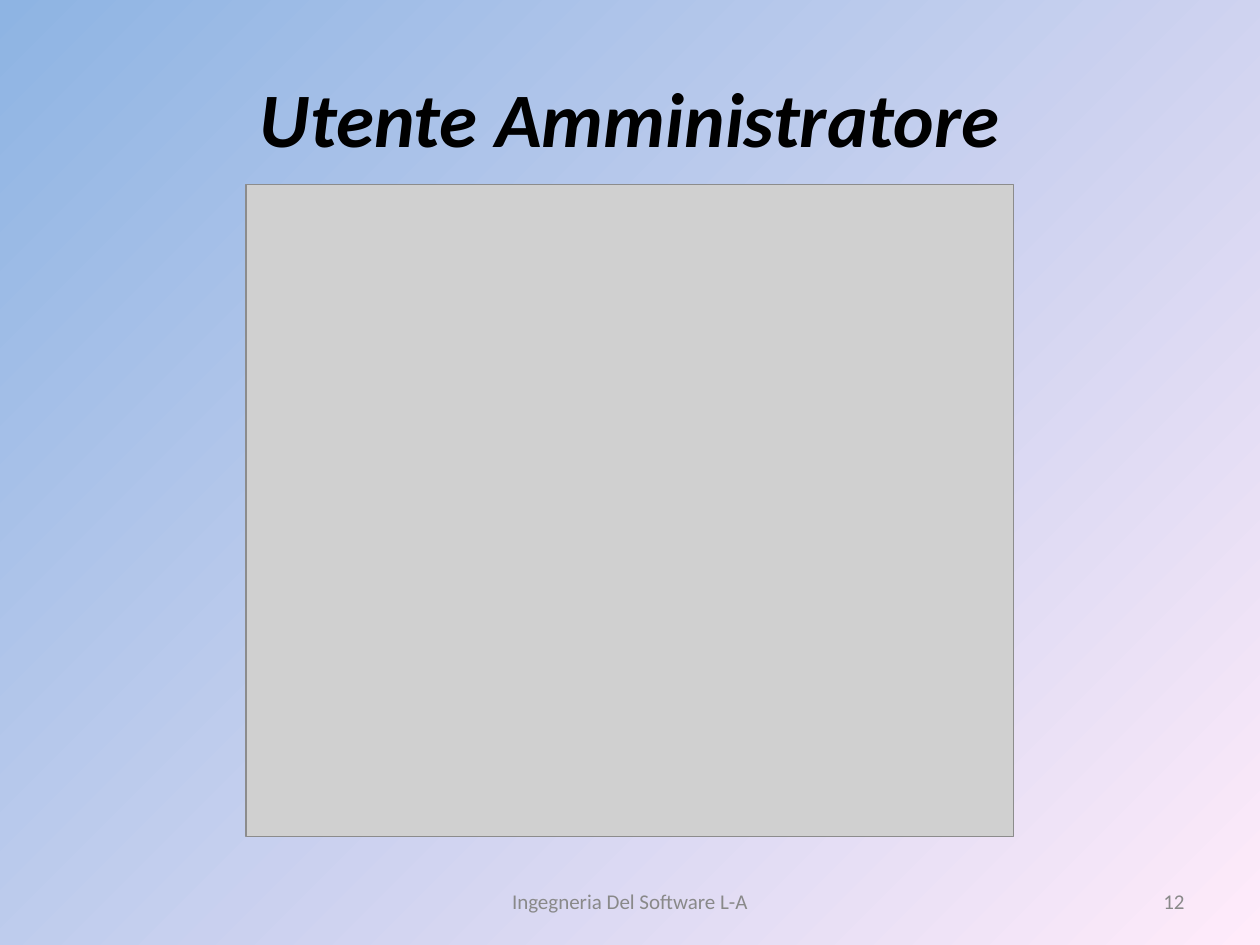
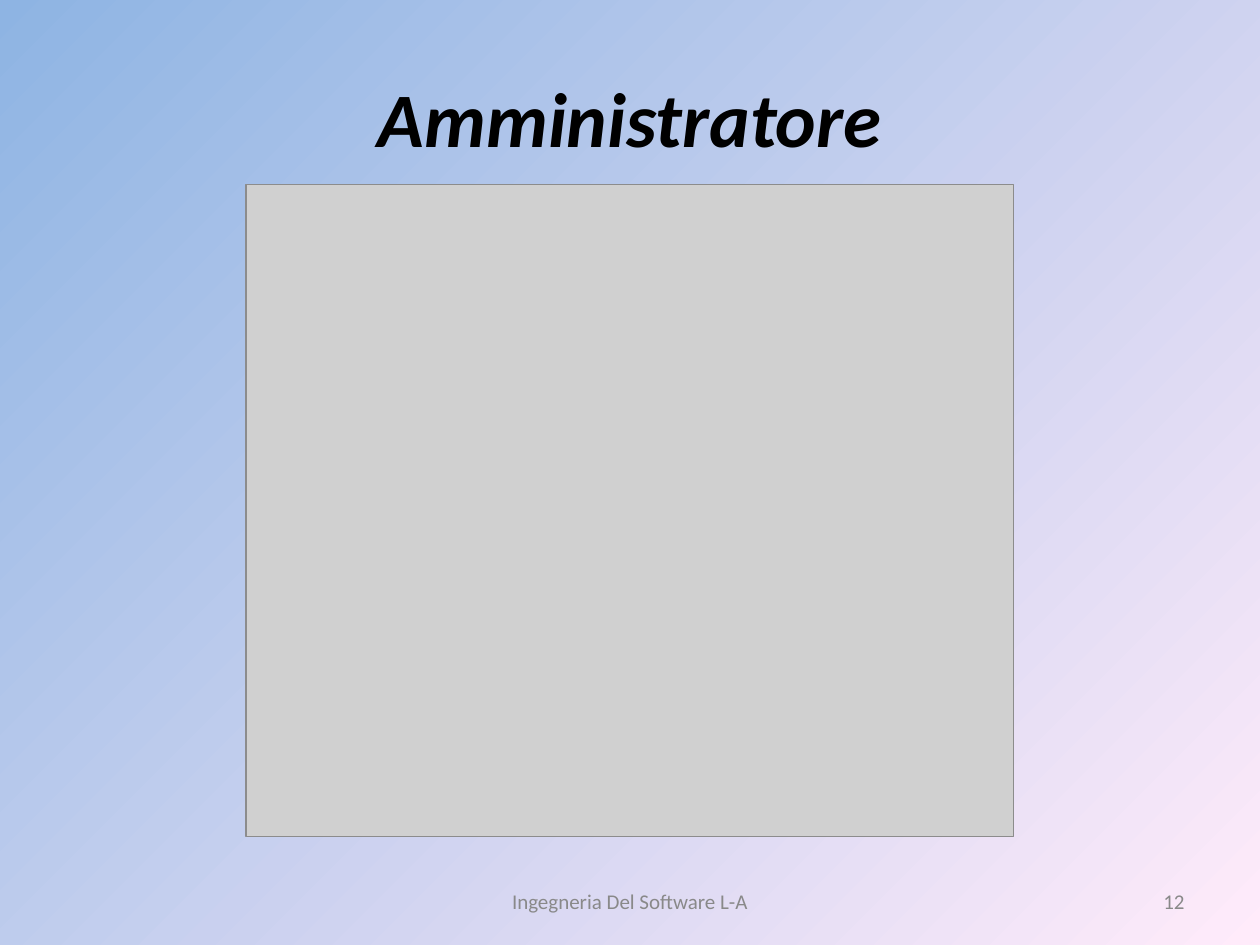
Before and after one commit to liannario/ingsoftbo, a slide deck: slide 12 of ViaggiateSicuri.ppt. Drawn at 1260x945 pixels with LibreOffice and Linux fonts; fonts in the diff are those of the drawing; grey boxes stand for pictures. Boxes give left, top, right and bottom in pixels: in the first picture for what was removed or moved away, otherwise in the second. Text is boxed around its words. In the diff, an @@ line names an element or a change of style, - is before the commit and + after.

```diff
--- a/ViaggiateSicuri.ppt
+++ b/ViaggiateSicuri.ppt
@@ title at (378,93,882,148): text changed @@
-Utente Amministratore
+Amministratore
```
Also in this commit, not shown: 3 other slides changed, 2 slides removed.
